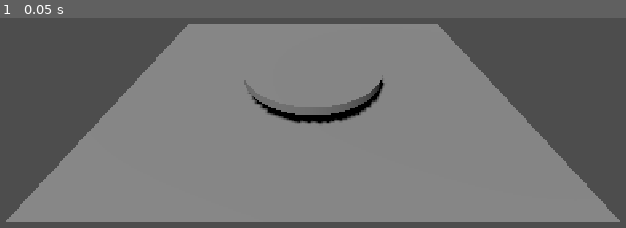
Above: before the commit, frame 1.
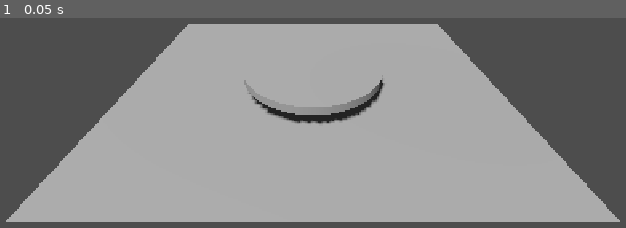
Above: after the commit, the same moment.

Repository: morfranja-coder/Gods-And-Liars
Game: Godot game, scene res://scenes/table/table.tscn
The game is run twice, just before and just after one commit, with the same random seed, the same clock (stepped at 60 frames per second) and the same inputs. This scene is started directly instead of the project's main scene.
Inputs:
- Up to frame 1 (0.05 s): no input

The runs differ from the first frame. In frame 1, 65% of the frame differs, in the area x 0-100%, y 2-98%.

Commit message:
Apply brightness settings to table environment

Diff:
--- a/scenes/table/table.gd
+++ b/scenes/table/table.gd
@@ -9,10 +9,12 @@
 var selected_peer_id: int = 0
 var _avatars: Dictionary = {}
 
+@onready var world_environment: WorldEnvironment = $WorldEnvironment
 @onready var pause_ui: CanvasLayer = $PauseUI
 @onready var leave_confirm_dialog: ConfirmationDialog = %LeaveConfirmDialog
 
 func _ready() -> void:
+	_setup_environment()
 	_build_placeholder_table()
 	_build_seat_markers()
 	NetworkManager.peer_joined.connect(_on_roster_changed)
@@ -22,6 +24,7 @@
 	MatchAuthority.vote_resolution_received.connect(_on_vote_resolution_received)
 	MatchLeaveManager.leave_started.connect(_on_leave_started)
 	MatchLeaveManager.leave_rejected.connect(_on_leave_rejected)
+	VideoSettings.settings_changed.connect(_apply_video_environment)
 	pause_ui.leave_pressed.connect(_on_leave_match_pressed)
 	leave_confirm_dialog.confirmed.connect(_on_leave_confirmed)
 	_refresh_roster()
@@ -43,6 +46,14 @@
 	if mouse_event.button_index != MOUSE_BUTTON_LEFT or not mouse_event.pressed:
 		return
 	_select_from_screen_position(mouse_event.position)
+
+func _setup_environment() -> void:
+	if world_environment.environment == null:
+		world_environment.environment = Environment.new()
+	_apply_video_environment()
+
+func _apply_video_environment() -> void:
+	VideoSettings.apply_to_environment(world_environment.environment)
 
 func _on_leave_match_pressed() -> void:
 	if MatchLeaveManager.leave_pending:
